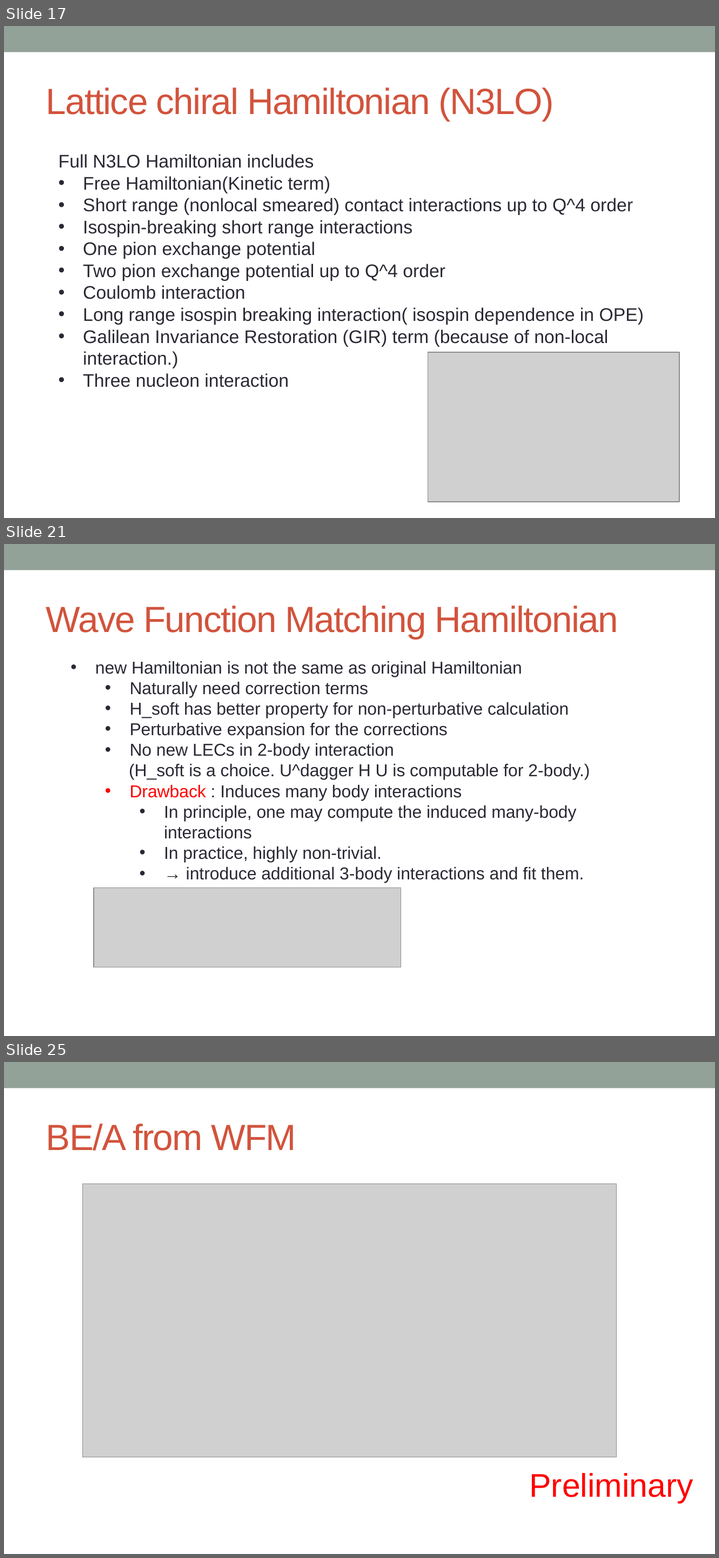
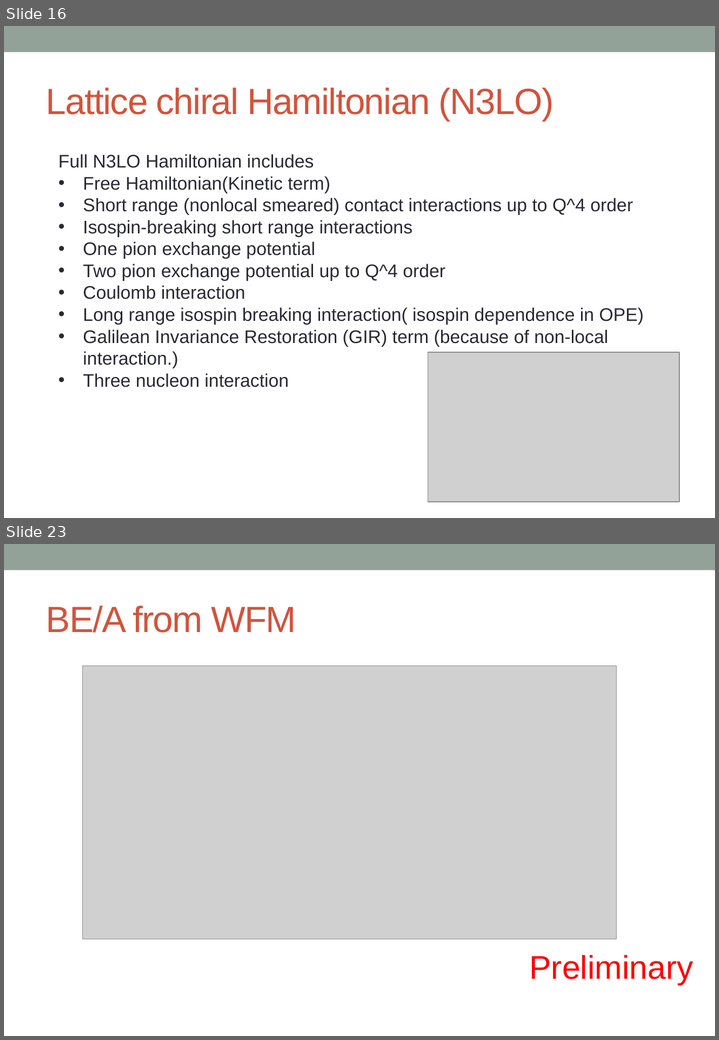
Before and after one commit to alphacentaury-github/NPSS2020, a slide deck: 20221020_KPS_송영호.pptx. Shown one above the other, each under a label of ours: slides 17, 21 and 25 before the commit, slides 16 and 23 after it; the slides between them are not shown. The pictures are 719x1558 and 719x1040 pixels, drawn with LibreOffice and Linux fonts; fonts in the diff are those of the drawing; grey boxes stand for pictures. Boxes give left, top, right and bottom in pixels: in the first picture for what was removed or moved away, otherwise in the second. Text is boxed around its words. In the diff, an @@ line names an element or a change of style, - is before the commit and + after.

```diff
--- a/20221020_KPS_송영호.pptx
+++ b/20221020_KPS_송영호.pptx
@@ slide 21 removed at (x1=4, y1=544, x2=715, y2=1036), background #FFFFFF; not listed: 1 template element that a slide beside it also shows @@
@@ title removed at (x1=46, y1=606, x2=618, y2=639) @@
-Wave Function Matching Hamiltonian
@@ text removed at (x1=95, y1=661, x2=589, y2=883) @@
-• new Hamiltonian is not the same as original Hamiltonian
-  • Naturally need correction terms
-  • H_soft has better property for non-perturbative calculation
-  • Perturbative expansion for the corrections
-  • No new LECs in 2-body interaction
-  (H_soft is a choice. U^dagger H U is computable for 2-body.)
-  • Drawback : Induces many body interactions
-    • In principle, one may compute the induced many-body interactions
-    • In practice, highly non-trivial.
-    • → introduce additional 3-body interactions and fit them.
@@ picture removed at (x1=94, y1=888, x2=401, y2=967) @@
@@ what was slide 17 is now slide 16 @@
@@ what was slide 25 is now slide 23 @@
```
Also in this commit, not shown: 11 slides changed, 1 slide added, 2 other slides removed, 1 other file.
